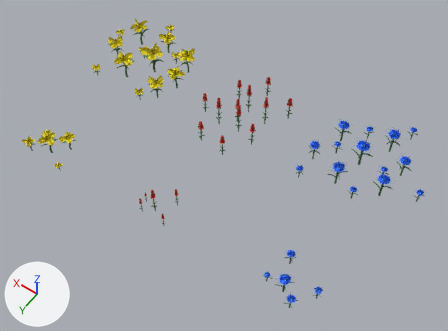
Before and after pictures for a commit that changed the FBX model Assets/Meshes/GrasslandsMeshes/GrassLandFlowerPatches.fbx.
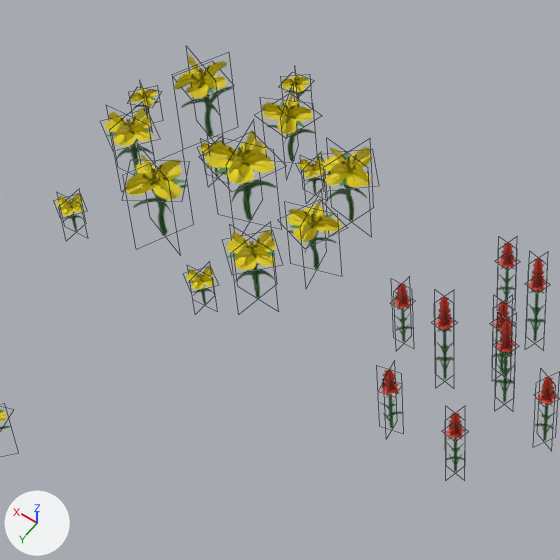
The first picture shows the older version from a camera (50 mm lens) standing at (-0.0573, 0.0897, 0.1172) and looking at (-0.0041, 0.0152, 0.0001). The close-ups show both versions on the part from 16% to 57% of the width and 0% to 55% of the height of that picture; other places that the commit changed are outside them. Every picture has the same lights, and +X, +Y and +Z are marked at lower left. The close-ups show mesh edges as thin lines. Where no turn or scale is listed for an object, it has been applied to the vertices.

Objects in the first close-up: 'RedFlowerPatchLarge', 'YellowFlowerPatchLarge', 'YellowFlowerPatchSmall'.
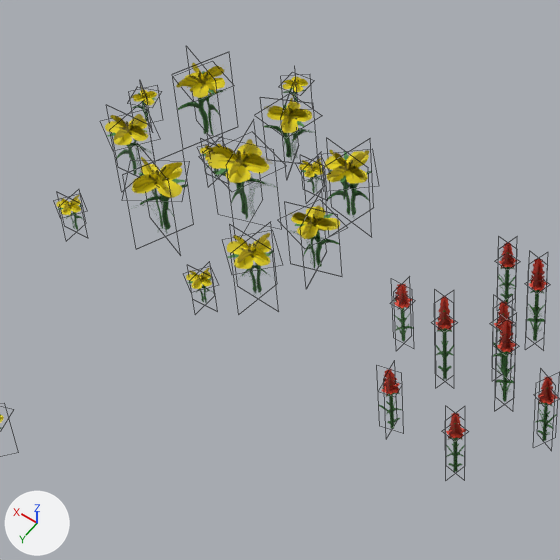
Where the newer file only moved an object's origin or applied its transform, the numbers keep the older frame.

Location of each change, (x1, y1, x2, y2) in pixels of the close-ups (560 x 560 px):
'YellowFlowerPatchLarge', surface changed, reshaped
    before: (56, 56, 372, 305)
    after: (56, 63, 372, 303)
'RedFlowerPatchLarge', surface changed, reshaped
    before: (380, 243, 557, 472)
    after: (379, 242, 558, 472)
'YellowFlowerPatchSmall', surface changed
    both: (0, 409, 11, 430)
part 1 of me_mesh_002, surface changed
    before: (0, 412, 7, 422)
    after: (0, 415, 4, 423)
part 2 of me_mesh_003, added
    after: (61, 66, 366, 303)
part 3 of me_mesh_003, surface changed
    before: (56, 56, 372, 305)
    after: (56, 63, 372, 301)
part 4 of me_mesh, added
    after: (493, 242, 553, 436)
part 5 of me_mesh, surface changed
    before: (380, 243, 557, 472)
    after: (379, 243, 558, 472)

Edits to the bpy script that builds the scene:
```text
Add img_flower_card_atlas_png:
    img_flower_card_atlas_png = load_image('Flower Card Atlas.png', '_unpacked/Flower_Card_Atlas.png', 1024, 1024, 'sRGB')
Change mat_testatlas:
    mat_testatlas.texture: img_finished_grasslands_png -> img_flower_card_atlas_png  # with its transparency
Change me_mesh_002:
    where me_mesh_002.from_pydata(...)  # 60 vertices, 15 faces; spans x -0.00644..0.00581, y -0.00471..0.00464, z 0.0..0.00723
    used by ob_yellowflowerpatchsmall; location = (0.03211, 0.03538, 0.0)
    me_mesh_002 part 1: 15 kept faces spanning x -0.00644..0.00581, y -0.00471..0.00464, z 0.0..0.00723 get new texture (UV) coordinates
Change me_mesh:
    used by ob_redflowerpatchlarge; location = (0.00046, 0.00135, 0.0)
    remove me_mesh.from_pydata(...)  # 144 vertices, 36 faces; spans x -0.0102..0.0104, y -0.0124..0.0124, z 0.0..0.01
    add me_mesh.from_pydata(...)  # 170 vertices, 46 faces; spans x -0.0102..0.0104, y -0.0124..0.0124, z 0.0..0.01
    me_mesh part 4: 22 vertices added at x -0.0053..0.006, y -0.0072..0.0042, z 0.0..0.01
    me_mesh part 5: 36 kept faces spanning x -0.0102..0.0104, y -0.0124..0.0124, z 0.0..0.01 get new texture (UV) coordinates
Change me_mesh_003:
    used by ob_yellowflowerpatchlarge; location = (0.03268, -0.00233, 0.0)
    remove me_mesh_003.from_pydata(...)  # 168 vertices, 42 faces; spans x -0.0143..0.0145, y -0.0132..0.0142, z 0.0..0.0092
    add me_mesh_003.from_pydata(...)  # 240 vertices, 63 faces; spans x -0.0143..0.0145, y -0.0132..0.0142, z 0.0..0.0092
    me_mesh_003 part 2: 72 vertices added at x -0.0139..0.0141, y -0.0069..0.0126, z 0.0..0.0092
    me_mesh_003 part 3: 42 kept faces spanning x -0.0143..0.0145, y -0.0132..0.0142, z 0.0..0.0092 get new texture (UV) coordinates
```
